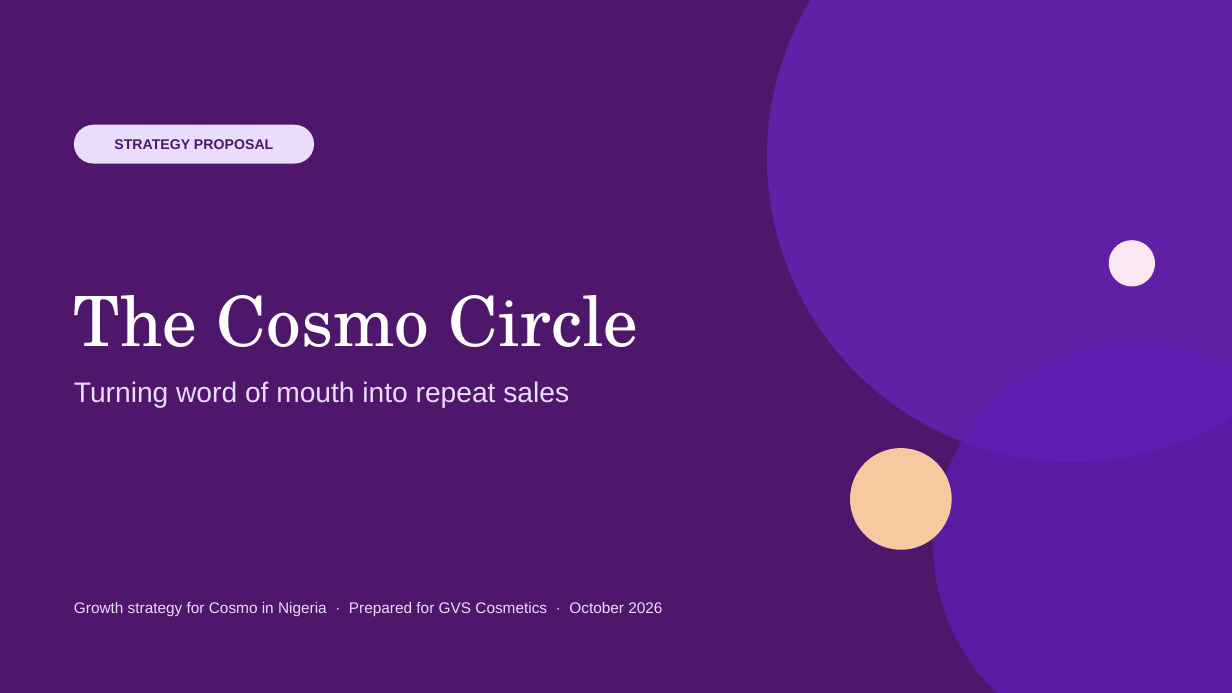
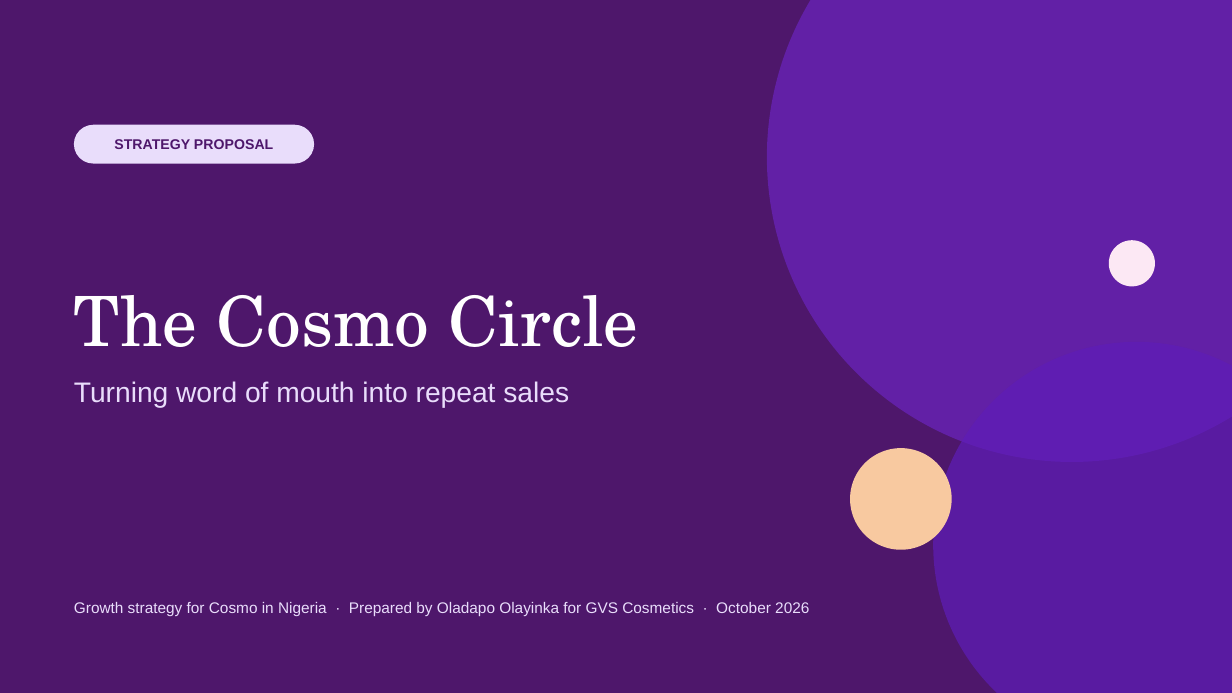
Before and after one commit to mobkilishi/mobkilishi, a slide deck: slide 1 of cosmo/Cosmo_Circle_Strategy.pptx. Drawn at 1232x693 pixels with LibreOffice and Linux fonts; fonts in the diff are those of the drawing. Boxes give left, top, right and bottom in pixels: in the first picture for what was removed or moved away, otherwise in the second. Text is boxed around its words. In the diff, an @@ line names an element or a change of style, - is before the commit and + after.

```diff
--- a/cosmo/Cosmo_Circle_Strategy.pptx
+++ b/cosmo/Cosmo_Circle_Strategy.pptx
@@ text at (x1=74, y1=602, x2=809, y2=616): text changed @@
-Growth strategy for Cosmo in Nigeria · Prepared for GVS Cosmetics · October 2026
+Growth strategy for Cosmo in Nigeria · Prepared by Oladapo Olayinka for GVS Cosmetics · October 2026
```
Also in this commit, not shown: 5 other files.
